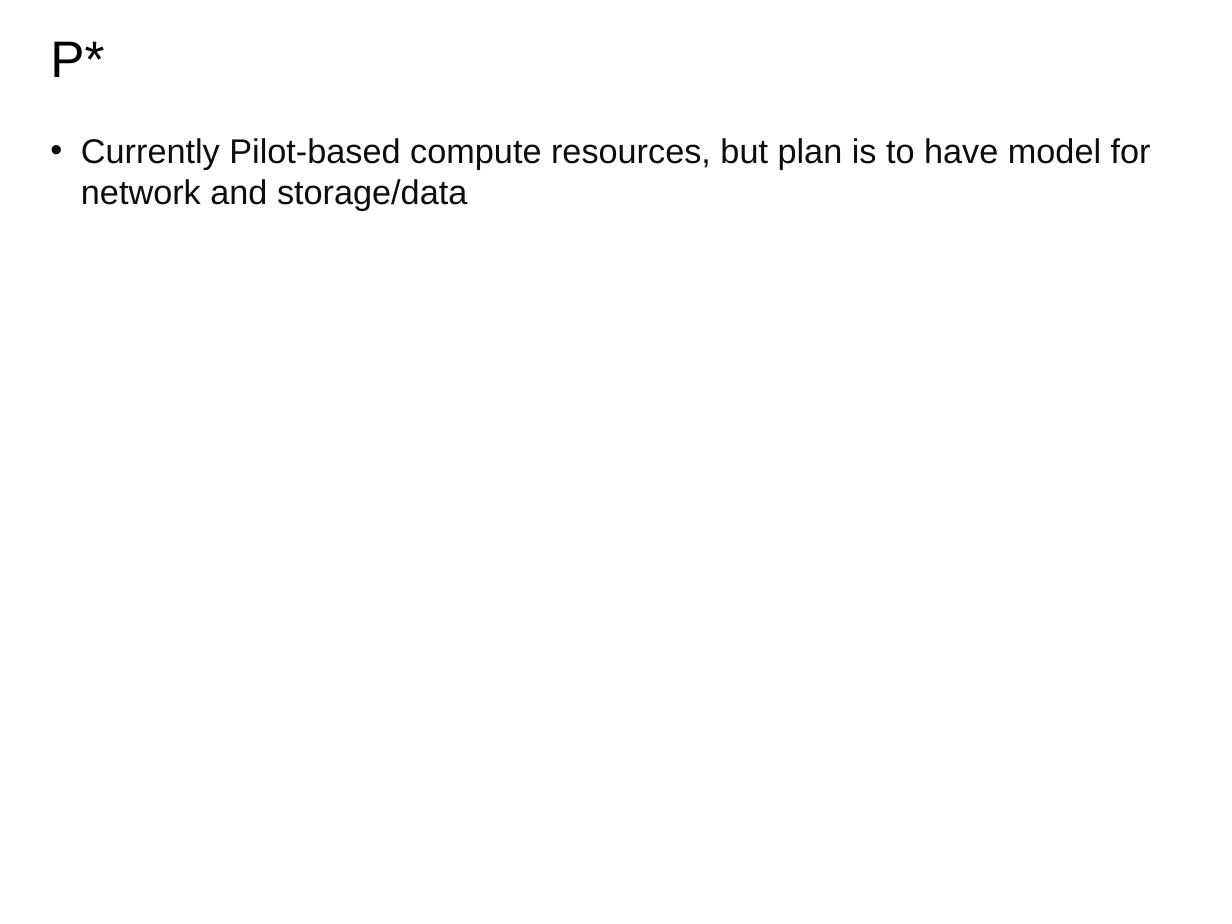
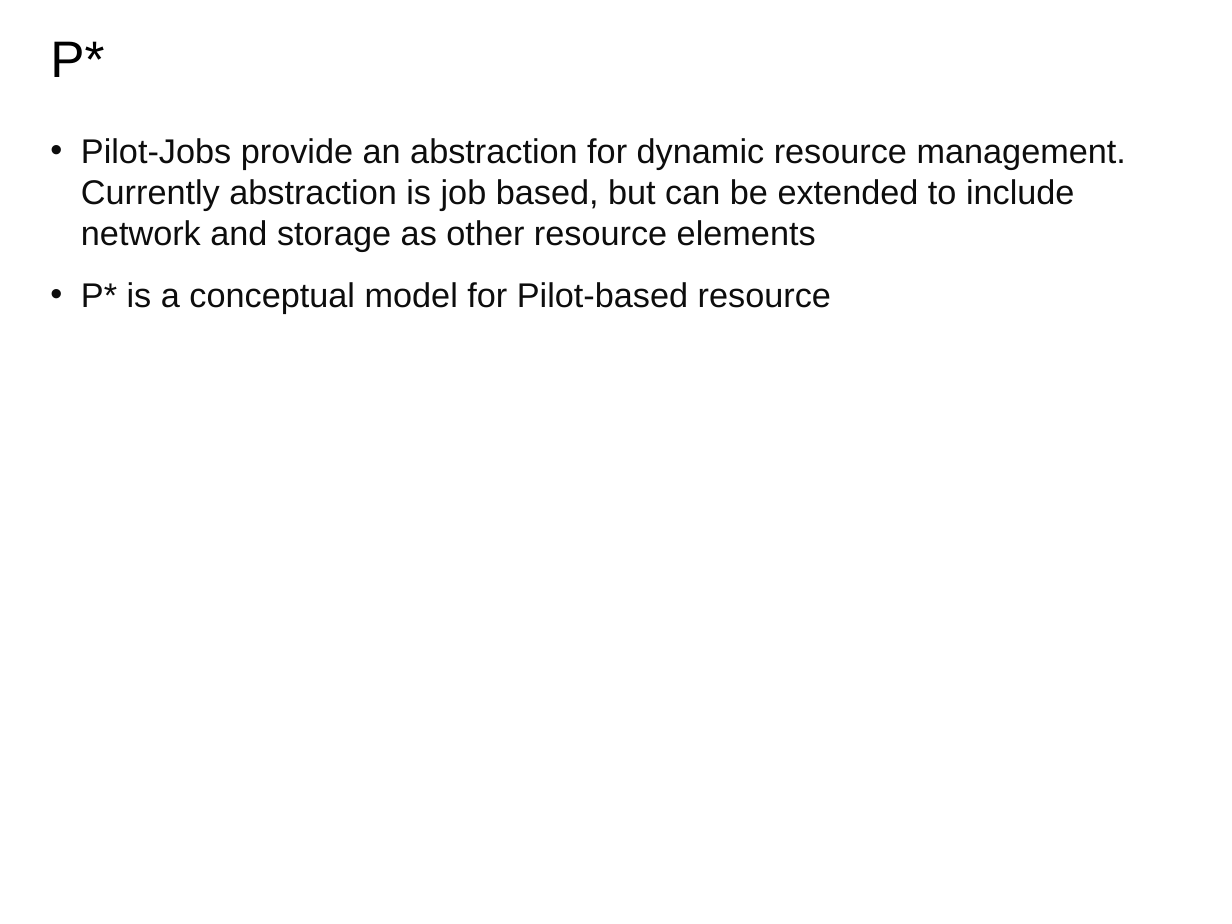
Before and after one commit to saga-project/NGMW, a slide deck: slide 11 of presentations/radical-modsim.pptx. Drawn at 1232x924 pixels with LibreOffice and Linux fonts; fonts in the diff are those of the drawing; background and template pictures are left out. Boxes give left, top, right and bottom in pixels: in the first picture for what was removed or moved away, otherwise in the second. Text is boxed around its words. In the diff, an @@ line names an element or a change of style, - is before the commit and + after.

```diff
--- a/presentations/radical-modsim.pptx
+++ b/presentations/radical-modsim.pptx
@@ text at (81,138,1126,313): text changed @@
-• Currently Pilot-based compute resources, but plan is to have model for network and storage/data
+• Pilot-Jobs provide an abstraction for dynamic resource management. Currently abstraction is job based, but can be extended to include network and storage as other resource elements
+• P* is a conceptual model for Pilot-based resource
```
Also in this commit, not shown: 1 other slide changed, 1 slide removed, 1 other file.
